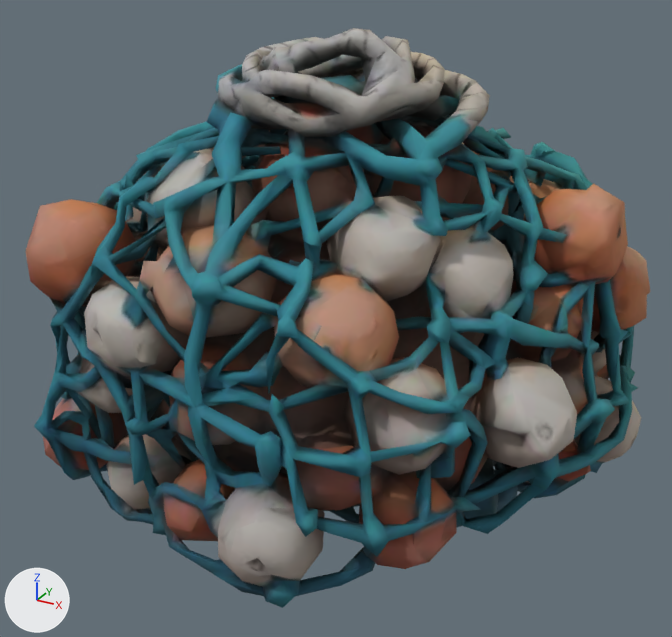
The glTF model public/models/prop-netpile.glb, before and after one commit.
Rendered twice from a camera (50 mm lens) standing at (0.729, -1.393, 0.989) and looking at (-0.009, -0.052, 0.318). The axes (+X, +Y, +Z) are drawn at lower left. The lights are the same throughout. The picture after the commit comes second. Where no turn or scale is listed for an object, it has been applied to the vertices. Vertices at exactly the same position are counted once.

Objects in the first picture: 'tripo_node_95c79bca-107b-4e08-8607-2f8d15f0101d'.
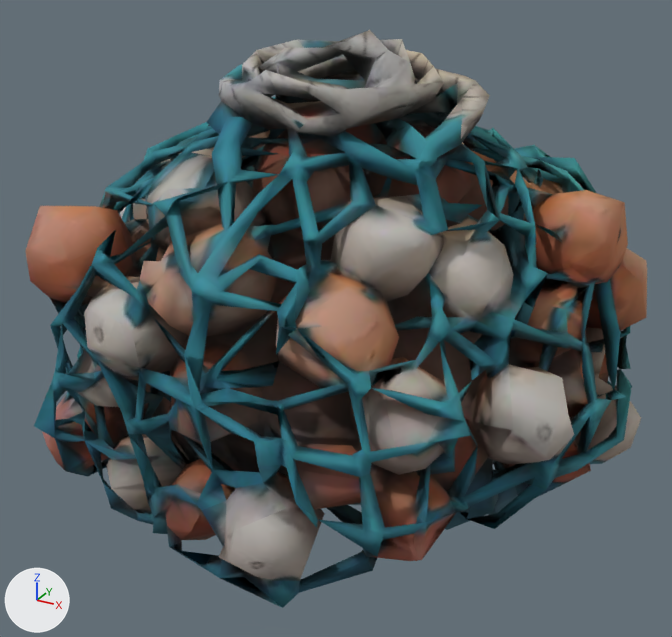
Where the newer file only moved an object's origin or applied its transform, the numbers keep the older frame.

The change, as a diff of the scene's bpy script:
```diff
--- a/public/models/prop-netpile.glb.py
+++ b/public/models/prop-netpile.glb.py
@@ me_tripo_mesh_95c79bca_107b_4e08_8607_2f8d15f0101d @@
 # used by ob_tripo_node_95c79bca_107b_4e08_8607_2f8d15f0101d; location = (0.0, 0.0, 0.413)
-me_tripo_mesh_95c79bca_107b_4e08_8607_2f8d15f0101d.from_pydata(...)  # 6893 vertices, 15767 faces; spans x -0.5..0.5, y -0.494..0.494, z -0.413..0.413
+me_tripo_mesh_95c79bca_107b_4e08_8607_2f8d15f0101d.from_pydata(...)  # 3538 vertices, 8881 faces; spans x -0.498..0.5, y -0.494..0.494, z -0.41..0.411
+# me_tripo_mesh_95c79bca_107b_4e08_8607_2f8d15f0101d part 1: 3356 vertices removed from x -0.5..0.499, y -0.492..0.494, z -0.413..0.413; 1 vertex added at x -0.439, y 0.091, z -0.261
+# me_tripo_mesh_95c79bca_107b_4e08_8607_2f8d15f0101d part 2: 11 kept faces spanning x -0.449..0.405, y -0.419..0.341, z -0.374..0.243 get new texture (UV) coordinates
 me_tripo_mesh_95c79bca_107b_4e08_8607_2f8d15f0101d.materials.append(mat_tripo_material_95c79bca_107b_4e08_8607_2f8d15f0101d)
```

Where the change shows, as pixel boxes (x1, y1, x2, y2) in the pictures (672 x 637 px):
'tripo_node_95c79bca-107b-4e08-8607-2f8d15f0101d', reshaped
    before: (26, 28, 650, 608)
    after: (26, 30, 647, 608)
part 1 of me_tripo_mesh_95c79bca_107b_4e08_8607_2f8d15f0101d, cut back
    before: (34, 28, 650, 605)
part 2 of me_tripo_mesh_95c79bca_107b_4e08_8607_2f8d15f0101d, surface changed
    before: (51, 135, 574, 314)
    after: (51, 135, 505, 314)
